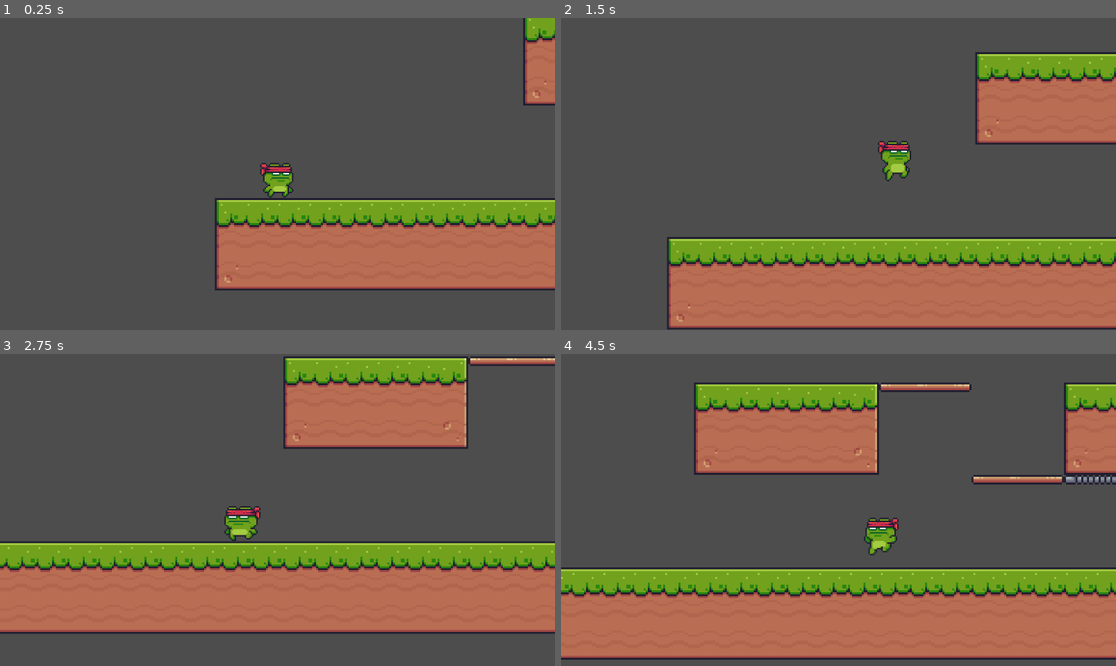
Above: before the commit, frames 1-4 (two rows, left to right).
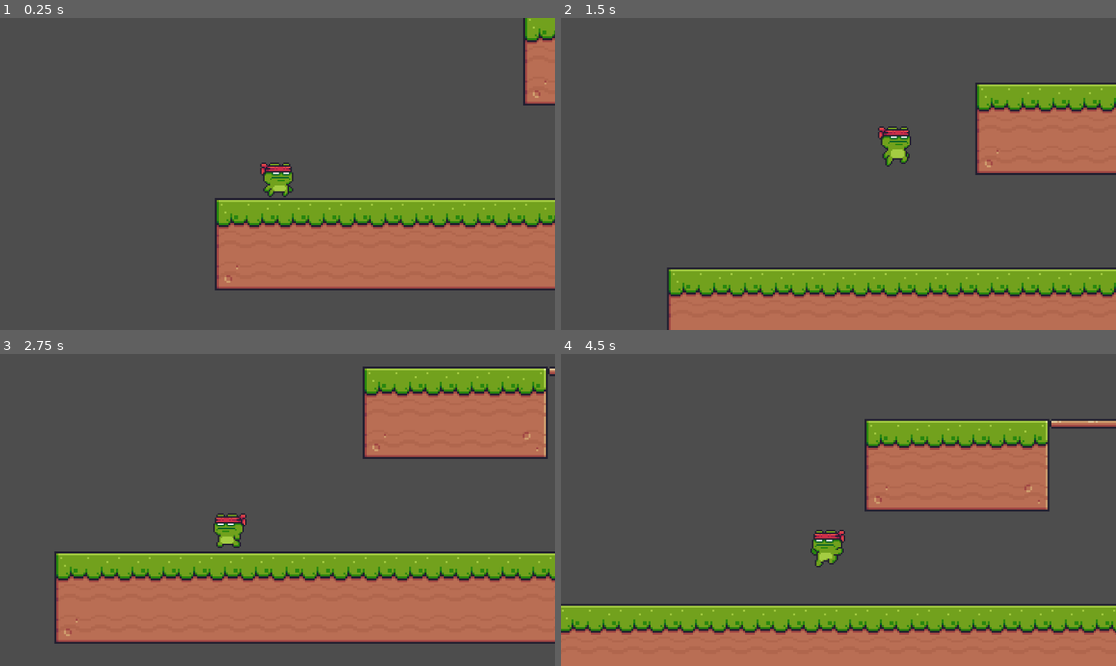
Above: after the commit, the same moments.

Repository: CaioLeaoMarinho/SapoGuerreiro_SENAC
Game: Godot game, scene res://Level.tscn
Two runs of this game, one before a commit and one after it. Both use one fixed random seed, a clock stepped at 60 frames per second and the inputs below.
Inputs:
- Up to frame 1 (0.25 s): no input
- Up to frame 2 (1.5 s): hold D (input_right) from 0.53 s (still down); tap Space (input_jump) at 0.77 s
- Up to frame 3 (2.75 s): tap Space (input_jump) at 1.52 s; release D (input_right) at 2.03 s; hold A (input_left) from 2.03 s (still down)
- Up to frame 4 (4.5 s): release A (input_left) at 2.78 s; hold D (input_right) 2.78-4.28 s; tap Space (input_jump) at 3.02, 3.77 s; hold A (input_left) from 4.28 s (still down)

The runs differ from the first frame. In frame 1, 0.2% of the frame differs, in the area x 46-53%, y 46-58%; in frame 2, 25%; in frame 3, 29%; in frame 4, 48%, in the area x 0-100%, y 9-100%.
Error after the commit: Invalid access to property or key 'coyoteTime' on a base object of type 'CharacterBody2D (Player.gd)'. (res://Player/Scripts/PlayerStateManager.gd:82)

Commit message:
Aprimorando dinamica de pulo
Implementando sistema de JumpGravity e FallGravity

Diff:
--- a/Player/Scripts/Player.gd
+++ b/Player/Scripts/Player.gd
@@ -6,6 +6,8 @@
 @onready var animation_player = $AnimationPlayer
 @onready var camera_2d = $Camera2D
 @onready var state_manager = $StateMachine
+@onready var coyote_timer = $Timers/CoyoteTimer
+
 #endregion
 
 #region Variables
@@ -16,9 +18,10 @@
 var deceleration= 15
 var moveDirectionX = 0
 
-const gravity = 400
-
-var jumpVelocity = -300
+const jumpGravity = 600
+const fallGravity = 750
+const maxFallVelocity = 400
+var jumpVelocity = -500
 var maxJumps = 1
 var currentJumps = 0
 
--- a/Player/Scripts/PlayerStateManager.gd
+++ b/Player/Scripts/PlayerStateManager.gd
@@ -73,20 +73,23 @@
 func _get_flip_h():
 	Player.sprite2d.flip_h = (Player.facing < 0)
 
-func _get_gravity(delta):
+func _get_gravity(delta, gravity):
 	if not Player.is_on_floor():
-		Player.velocity.y += Player.gravity * delta
-	else:
-		Player.currentJumps = 0
+		Player.velocity.y += gravity * delta
 
 func _get_falling():
 	if not Player.is_on_floor():
+		Player.coyote_timer.start(Player.coyoteTime)
 		_switch_state(fallState)
+
+func _get_maxFallVelocity():
+	if Player.velocity.y > Player.maxFallVelocity:
+		Player.velocity.y = Player.maxFallVelocity
 
 func _get_landing():
 	if Player.is_on_floor():
+		Player.currentJumps = 0
 		_switch_state(idleState)
-		Player.currentJumps = 0
 
 func _get_idle():
 	if Player.moveDirectionX == 0:
--- a/Player/Scripts/States/PlayerStateFall.gd
+++ b/Player/Scripts/States/PlayerStateFall.gd
@@ -10,7 +10,9 @@
 	super(_delta)
 
 	StateManager._get_input_states()
-	StateManager._get_gravity(_delta)
+	StateManager._get_gravity(_delta, Player.fallGravity)
+	StateManager._get_maxFallVelocity()
 	StateManager._get_horizontal_movement()
 	StateManager._get_landing()
 	StateManager._get_flip_h()
+	StateManager._get_jump()
--- a/Player/Scripts/States/PlayerStateJump.gd
+++ b/Player/Scripts/States/PlayerStateJump.gd
@@ -12,7 +12,7 @@
 	super(_delta)
 
 	StateManager._get_input_states()
-	StateManager._get_gravity(_delta)
+	StateManager._get_gravity(_delta, Player.jumpGravity)
 	StateManager._get_horizontal_movement()
 	StateManager._get_flip_h()
 	StateManager._get_jump_peak()
--- a/Player/Scripts/States/PlayerStateJumpPeak.gd
+++ b/Player/Scripts/States/PlayerStateJumpPeak.gd
@@ -4,9 +4,4 @@
 func _enter_state():
 	super()
 
-	StateManager._switch_animation("fall")
-
-func _update_state(_delta : float):
-	super(_delta)
-
 	StateManager._switch_state(StateManager.fallState)
--- a/project.godot
+++ b/project.godot
@@ -16,7 +16,8 @@
 
 [display]
 
-window/vsync/vsync_mode=0
+window/size/mode=3
+window/vsync/vsync_mode=2
 
 [input]
 
